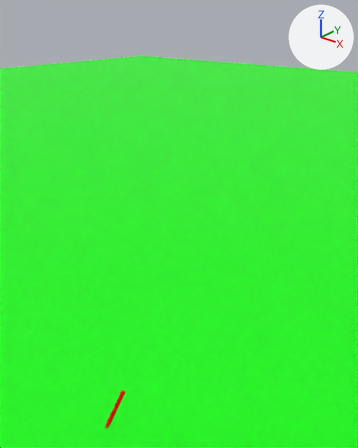
An edit to the Blender file openrocket/linux_server.blend, drawn before and after from the same camera.
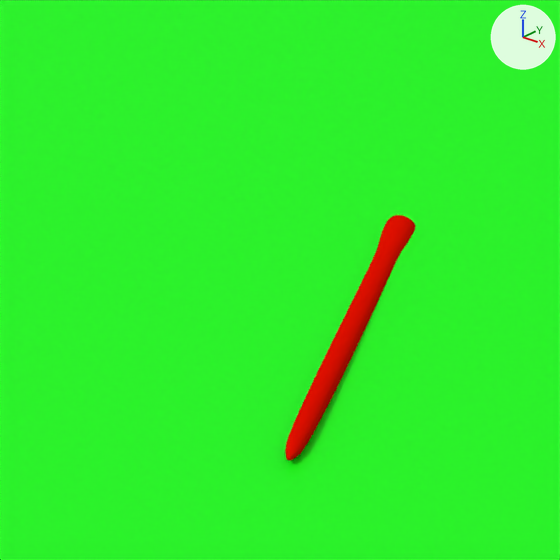
The first picture shows the older version from a 50 mm camera at (15.3, -16.9, 14.1) aimed at (1.0, -0.1, 4.7). The close-ups show both versions on the part from 17% to 41% of the width and 80% to 99% of the height of that picture; other places that the commit changed are outside them. The lights are fixed; the arrows at upper right show +X, +Y and +Z.

Names of what the first close-up shows: 'Plane', 'Rocket'.
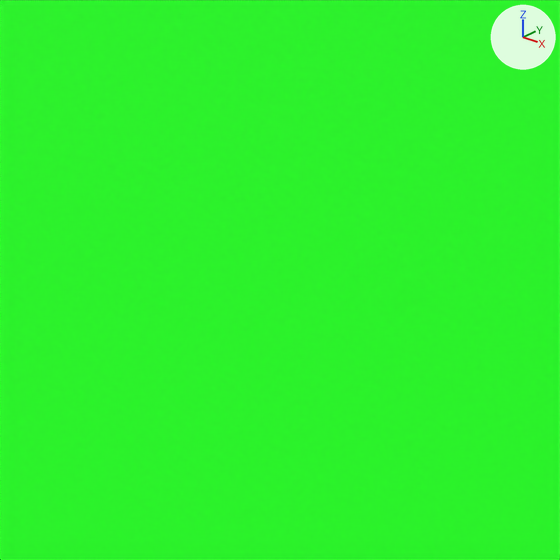
Edits to the bpy script that builds the scene:
```text
Change ob_rocket:
    ob_rocket.location: (3.671, -6.954, -0.007) -> (-2.132, 9.669, 12.433)
    ob_rocket.rotation_euler: (1.729, 1.852, 0.64) -> (0.409, -0.00364, -3.13)  # degrees (99, 106, 37) -> degrees (23, -0.2, -179)
    ob_rocket.scale: (0.0793, 0.0793, 0.162) -> (0.0793, 0.0793, 0.15)
```

Where the change shows, as pixel boxes [x1, y1, x2, y2] in the close-ups (560 x 560 px):
'Rocket', moved, turned, rescaled (not visible afterwards): before [285, 215, 415, 460]
